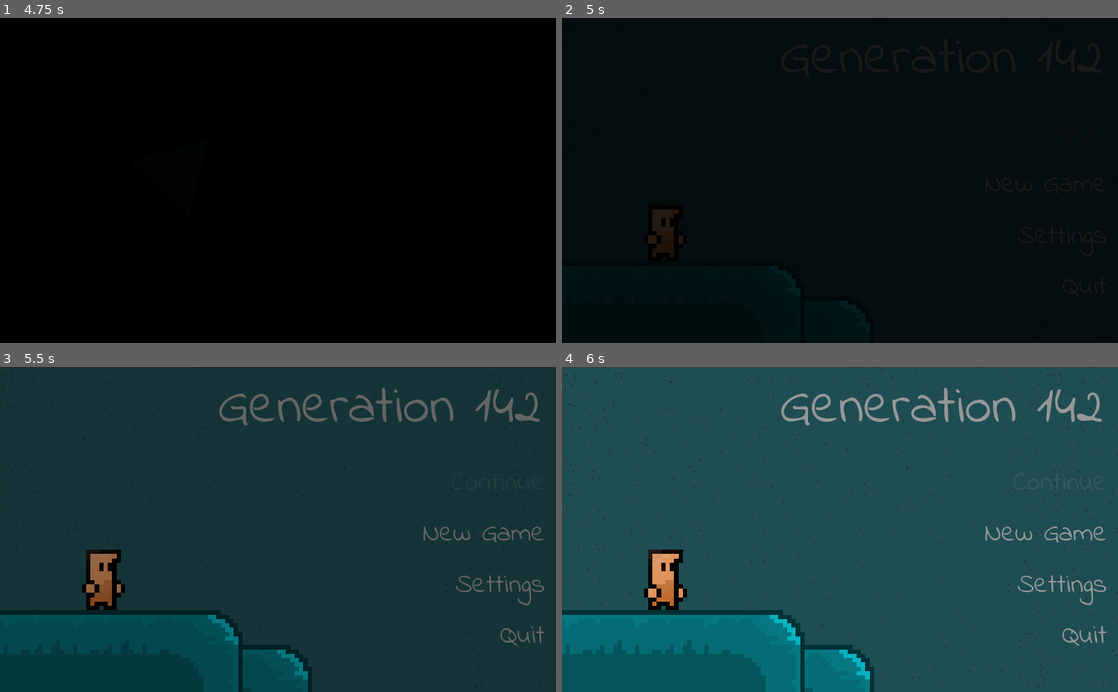
Above: before the commit, frames 1-4 (two rows, left to right).
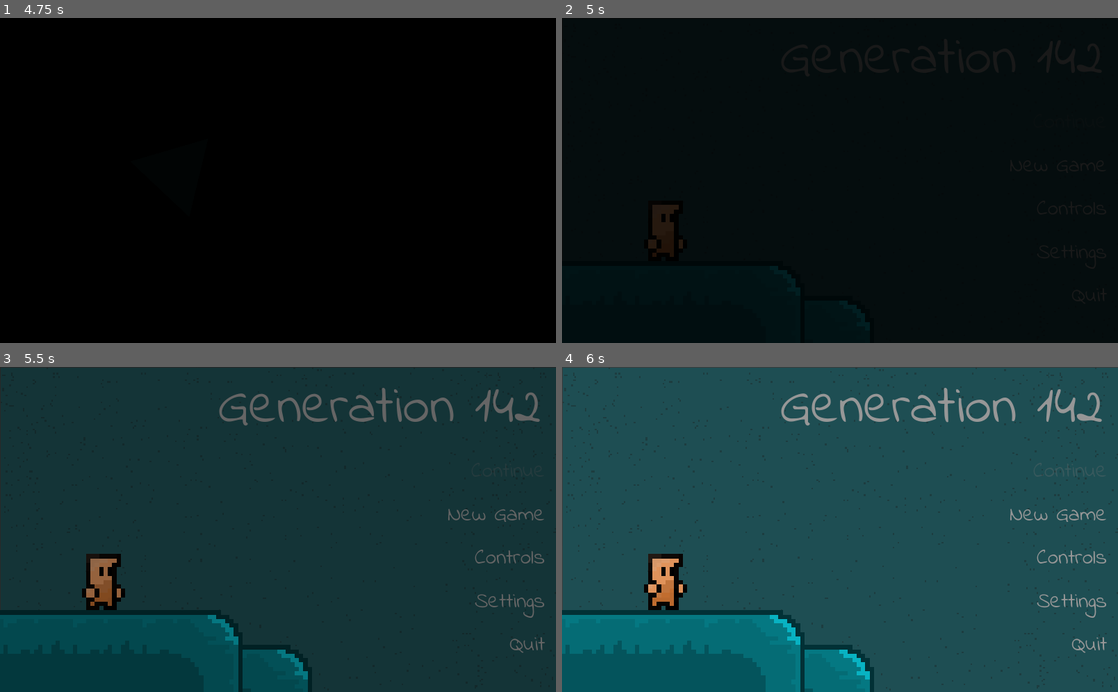
Above: after the commit, the same moments.

Repository: Zeno3463/Generation-142
Game: Godot game, scene res://scenes/Menu.tscn
The game is run twice, just before and just after one commit, with the same random seed, the same clock (stepped at 60 frames per second) and the same inputs. Sound files missing from this copy of the repository are replaced by a short silence.
Inputs (mouse positions are in pixels of both pictures, inside the frame that each line leads up to):
- Up to frame 1 (4.75 s): click (483, 209) at 0.5 s, where only the run after the commit has a clickable "Controls"; click "New Game" at 1.25 s; click "New Game" at 2 s; tap Enter at 2.75 s; move the mouse to (400, 164) at 2.77 s; hold Right (ui_right) 2.78-4.28 s; tap Z (dash) at 2.85, 3.8, 4.35 s; tap Up (ui_up) at 3.02, 3.77 s; move the mouse to (166, 196) at 3.52 s; tap X (attack) at 3.6 s; move the mouse to (333, 109) at 4.27 s; hold Left (ui_left) from 4.28 s (still down)
- Up to frame 2 (5 s): keep holding Left (ui_left)
- Up to frame 3 (5.5 s): move the mouse to (250, 594) at 5.02 s; release Left (ui_left) at 5.03 s; hold Right (ui_right) from 5.03 s (still down); tap E (interact) at 5.1 s; tap Up (ui_up) at 5.27 s; tap Z (dash) at 5.3 s
- Up to frame 4 (6 s): keep holding Right (ui_right); move the mouse to (1006, 578) at 5.77 s; tap C (power blast) at 5.85 s

Frame 1 is identical in both runs. In frame 2, 0.2% of the frame differs, in the area x 15-22%, y 57-73%; in frame 3, 1.6%; in frame 4, 1.8%, in the area x 14-98%, y 29-89%.

Commit message:
added main theme and control section on the menu

Diff:
--- a/project.godot
+++ b/project.godot
@@ -48,7 +48,8 @@
 Player="*res://scenes/Player.tscn"
 Ui="*res://scenes/UI.tscn"
 GlobalVariables="*res://scenes/Global Variables.tscn"
-StartScreen="*res://scenes/Start Screen.tscn"
+StartScreen="res://scenes/Start Screen.tscn"
+Music="*res://scenes/Music.tscn"
 
 [display]
 
--- a/scenes/Menu.tscn
+++ b/scenes/Menu.tscn
@@ -43,7 +43,7 @@
 font_data = ExtResource( 6 )
 
 [sub_resource type="DynamicFont" id=12]
-size = 50
+size = 40
 font_data = ExtResource( 6 )
 
 [sub_resource type="StyleBoxEmpty" id=7]
@@ -117,7 +117,6 @@
 scale = Vector2( 4, 4 )
 z_index = 1
 frames = SubResource( 5 )
-frame = 2
 speed_scale = 2.0
 playing = true
 
@@ -176,9 +175,9 @@
 [node name="VBoxContainer" type="VBoxContainer" parent="CanvasLayer/Menu"]
 pause_mode = 2
 margin_left = 777.751
-margin_top = 179.445
+margin_top = 163.591
 margin_right = 1003.75
-margin_bottom = 625.445
+margin_bottom = 613.591
 custom_constants/separation = 20
 __meta__ = {
 "_edit_use_anchors_": false
@@ -187,7 +186,7 @@
 [node name="Continue" type="Button" parent="CanvasLayer/Menu/VBoxContainer"]
 pause_mode = 2
 margin_right = 226.0
-margin_bottom = 74.0
+margin_bottom = 59.0
 custom_colors/font_color_disabled = Color( 0.439216, 0.439216, 0.439216, 0.317647 )
 custom_colors/font_color = Color( 0.592157, 0.592157, 0.592157, 1 )
 custom_colors/font_color_hover = Color( 1, 1, 1, 1 )
@@ -206,9 +205,9 @@
 
 [node name="New Game" type="Button" parent="CanvasLayer/Menu/VBoxContainer"]
 pause_mode = 2
-margin_top = 94.0
+margin_top = 79.0
 margin_right = 226.0
-margin_bottom = 168.0
+margin_bottom = 138.0
 custom_colors/font_color_disabled = Color( 0.439216, 0.439216, 0.439216, 0.317647 )
 custom_colors/font_color = Color( 0.592157, 0.592157, 0.592157, 1 )
 custom_colors/font_color_hover = Color( 1, 1, 1, 1 )
@@ -224,11 +223,31 @@
 "_edit_use_anchors_": false
 }
 
+[node name="Controls" type="Button" parent="CanvasLayer/Menu/VBoxContainer"]
+pause_mode = 2
+margin_top = 158.0
+margin_right = 226.0
+margin_bottom = 217.0
+custom_colors/font_color_disabled = Color( 0.439216, 0.439216, 0.439216, 0.317647 )
+custom_colors/font_color = Color( 0.592157, 0.592157, 0.592157, 1 )
+custom_colors/font_color_hover = Color( 1, 1, 1, 1 )
+custom_colors/font_color_pressed = Color( 0.423529, 0.423529, 0.423529, 1 )
+custom_fonts/font = SubResource( 12 )
+custom_styles/hover = SubResource( 7 )
+custom_styles/pressed = SubResource( 8 )
+custom_styles/focus = SubResource( 9 )
+custom_styles/normal = SubResource( 11 )
+text = "Controls"
+align = 2
+__meta__ = {
+"_edit_use_anchors_": false
+}
+
 [node name="Settings" type="Button" parent="CanvasLayer/Menu/VBoxContainer"]
 pause_mode = 2
-margin_top = 188.0
+margin_top = 237.0
 margin_right = 226.0
-margin_bottom = 262.0
+margin_bottom = 296.0
 custom_colors/font_color_disabled = Color( 0.439216, 0.439216, 0.439216, 0.317647 )
 custom_colors/font_color = Color( 0.592157, 0.592157, 0.592157, 1 )
 custom_colors/font_color_hover = Color( 1, 1, 1, 1 )
@@ -246,9 +265,9 @@
 
 [node name="Quit" type="Button" parent="CanvasLayer/Menu/VBoxContainer"]
 pause_mode = 2
-margin_top = 282.0
+margin_top = 316.0
 margin_right = 226.0
-margin_bottom = 356.0
+margin_bottom = 375.0
 custom_colors/font_color_disabled = Color( 0.439216, 0.439216, 0.439216, 0.317647 )
 custom_colors/font_color = Color( 0.592157, 0.592157, 0.592157, 1 )
 custom_colors/font_color_hover = Color( 1, 1, 1, 1 )
@@ -340,7 +359,76 @@
 pause_mode = 2
 margin_top = 194.0
 margin_right = 301.0
-margin_bottom = 268.0
+margin_bottom = 253.0
+custom_colors/font_color_disabled = Color( 0.439216, 0.439216, 0.439216, 0.317647 )
+custom_colors/font_color = Color( 0.592157, 0.592157, 0.592157, 1 )
+custom_colors/font_color_hover = Color( 1, 1, 1, 1 )
+custom_colors/font_color_pressed = Color( 0.423529, 0.423529, 0.423529, 1 )
+custom_fonts/font = SubResource( 12 )
+custom_styles/hover = SubResource( 7 )
+custom_styles/pressed = SubResource( 8 )
+custom_styles/focus = SubResource( 9 )
+custom_styles/normal = SubResource( 11 )
+text = "Back"
+align = 2
+__meta__ = {
+"_edit_use_anchors_": false
+}
+
+[node name="Controls" type="Control" parent="CanvasLayer"]
+pause_mode = 2
+margin_left = 782.881
+margin_right = 822.881
+margin_bottom = 40.0
+rect_pivot_offset = Vector2( -323.247, 20 )
+__meta__ = {
+"_edit_use_anchors_": false
+}
+
+[node name="Controls" type="Label" parent="CanvasLayer/Controls"]
+pause_mode = 2
+margin_left = 401.0
+margin_top = 4.0
+margin_right = 1016.0
+margin_bottom = 159.0
+custom_colors/font_color = Color( 0.592157, 0.592157, 0.592157, 1 )
+custom_fonts/font = SubResource( 6 )
+text = "Controls"
+align = 2
+autowrap = true
+clip_text = true
+__meta__ = {
+"_edit_use_anchors_": false
+}
+
+[node name="VBoxContainer2" type="VBoxContainer" parent="CanvasLayer/Controls"]
+pause_mode = 2
+margin_left = 645.861
+margin_top = 176.081
+margin_right = 1011.86
+margin_bottom = 622.081
+theme = SubResource( 13 )
+custom_constants/separation = 10
+__meta__ = {
+"_edit_use_anchors_": false
+}
+
+[node name="Label" type="Label" parent="CanvasLayer/Controls/VBoxContainer2"]
+pause_mode = 2
+margin_right = 366.0
+margin_bottom = 189.0
+custom_colors/font_color = Color( 0.592157, 0.592157, 0.592157, 1 )
+text = "WASD or Arrow Keys - move
+J or Z - dash
+K or X - Attack
+L or C - Power Blast"
+align = 2
+
+[node name="Back" type="Button" parent="CanvasLayer/Controls/VBoxContainer2"]
+pause_mode = 2
+margin_top = 199.0
+margin_right = 366.0
+margin_bottom = 258.0
 custom_colors/font_color_disabled = Color( 0.439216, 0.439216, 0.439216, 0.317647 )
 custom_colors/font_color = Color( 0.592157, 0.592157, 0.592157, 1 )
 custom_colors/font_color_hover = Color( 1, 1, 1, 1 )
@@ -375,8 +463,10 @@
 
 [connection signal="button_down" from="CanvasLayer/Menu/VBoxContainer/Continue" to="CanvasLayer" method="_on_Continue_button_down"]
 [connection signal="button_down" from="CanvasLayer/Menu/VBoxContainer/New Game" to="CanvasLayer" method="_on_New_Game_button_down"]
+[connection signal="button_down" from="CanvasLayer/Menu/VBoxContainer/Controls" to="CanvasLayer" method="_on_Controls_button_down"]
 [connection signal="button_down" from="CanvasLayer/Menu/VBoxContainer/Settings" to="CanvasLayer" method="_on_Settings_button_down"]
 [connection signal="button_down" from="CanvasLayer/Menu/VBoxContainer/Quit" to="CanvasLayer" method="_on_Quit_button_down"]
 [connection signal="value_changed" from="CanvasLayer/Settings/VBoxContainer/Music Slider" to="CanvasLayer/Settings" method="_on_Music_Slider_value_changed"]
 [connection signal="value_changed" from="CanvasLayer/Settings/VBoxContainer/Sound Slider" to="CanvasLayer/Settings" method="_on_Sound_Slider_value_changed"]
 [connection signal="button_down" from="CanvasLayer/Settings/VBoxContainer/Back" to="CanvasLayer" method="_on_Back_button_down"]
+[connection signal="button_down" from="CanvasLayer/Controls/VBoxContainer2/Back" to="CanvasLayer" method="_on_Back_button_down"]
--- /dev/null
+++ b/scenes/Music.tscn
@@ -0,0 +1,8 @@
+[gd_scene load_steps=2 format=2]
+
+[ext_resource path="res://musics/Main Theme.mp3" type="AudioStream" id=1]
+
+[node name="Music" type="AudioStreamPlayer"]
+pause_mode = 2
+stream = ExtResource( 1 )
+autoplay = true
--- a/scripts/Menu.gd
+++ b/scripts/Menu.gd
@@ -25,6 +25,7 @@
 func _process(_delta):
 	# adjust the volume of the buttons
 	$AudioStreamPlayer.volume_db = GlobalVariables.sound_volume
+	Music.volume_db = GlobalVariables.music_volume
 
 func _on_Continue_button_down():
 	play_click_sound()
@@ -66,5 +67,11 @@
 
 func _on_Back_button_down():
 	$Tween.interpolate_property($Settings, "rect_global_position", $Settings.rect_global_position, settings_start_pos, 0.5, Tween.TRANS_SINE, Tween.EASE_IN_OUT)
+	$Tween.interpolate_property($Controls, "rect_global_position", $Controls.rect_global_position, settings_start_pos, 0.5, Tween.TRANS_SINE, Tween.EASE_IN_OUT)
 	$Tween.interpolate_property($Menu, "rect_global_position", $Menu.rect_global_position, menu_start_pos, 0.5, Tween.TRANS_SINE, Tween.EASE_IN_OUT)
 	$Tween.start()
+
+func _on_Controls_button_down():
+	$Tween.interpolate_property($Controls, "rect_global_position", $Controls.rect_global_position, menu_start_pos, 0.5, Tween.TRANS_SINE, Tween.EASE_IN_OUT)
+	$Tween.interpolate_property($Menu, "rect_global_position", $Menu.rect_global_position, settings_start_pos, 0.5, Tween.TRANS_SINE, Tween.EASE_IN_OUT)
+	$Tween.start()
--- a/scripts/Player.gd
+++ b/scripts/Player.gd
@@ -31,6 +31,7 @@
 	GlobalVariables.load_settings()
 	$Effects/Sound/AudioStreamPlayer.volume_db = GlobalVariables.sound_volume
 	$"Effects/Sound/Power Blast Player".volume_db = GlobalVariables.sound_volume
+	Music.volume_db = GlobalVariables.music_volume
 
 func _physics_process(_delta):
 	if is_dead: return
Not shown, added: musics/Main Theme.mp3.import
Not shown, added: musics/Main Theme.mp3
